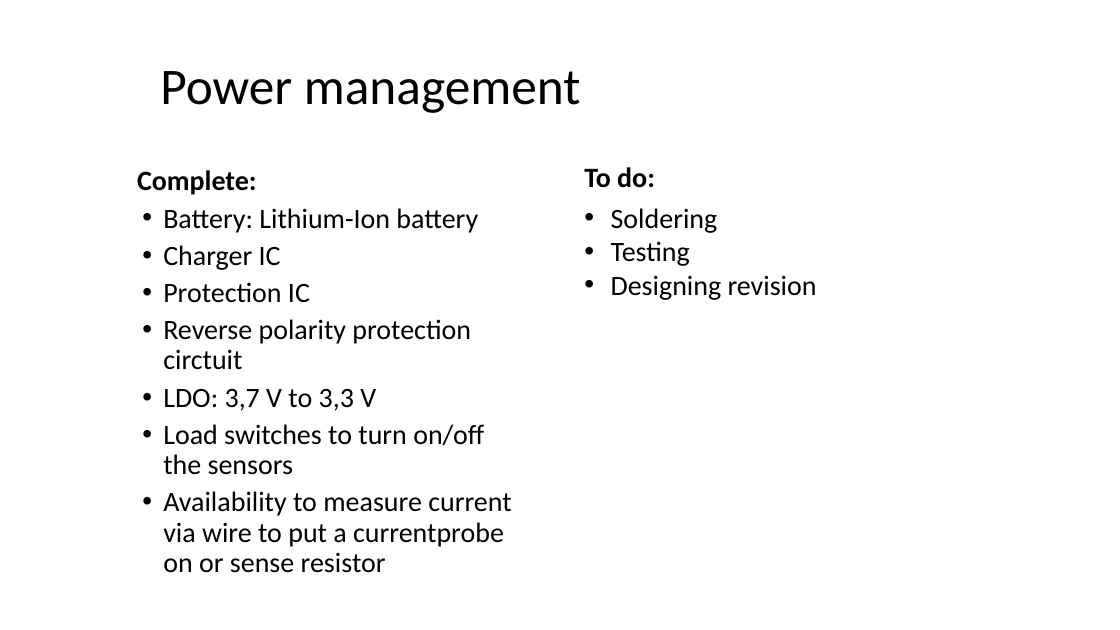
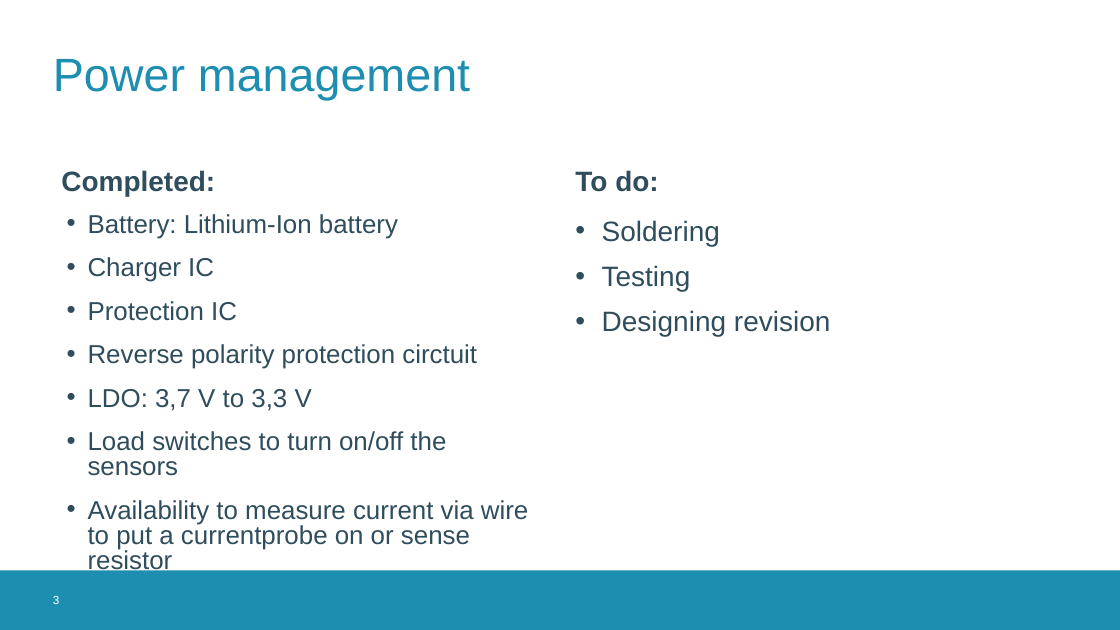
Before and after one commit to thomasf10/cosy_cafeteria, a slide deck: slide 3 of presentatie/tussentijdsepresentatie.pptx. Drawn at 1120x630 pixels with LibreOffice and Linux fonts; fonts in the diff are those of the drawing; background and template pictures are left out. Boxes give left, top, right and bottom in pixels: in the first picture for what was removed or moved away, otherwise in the second. Text is boxed around its words. In the diff, an @@ line names an element or a change of style, - is before the commit and + after.

```diff
--- a/presentatie/tussentijdsepresentatie.pptx
+++ b/presentatie/tussentijdsepresentatie.pptx
@@ title "Power management": place and size @@
-title "Power management" at [160,71,580,113]
+title "Power management" at [53,59,470,100]
@@ title "Power management" at [53,59,470,100]: size 44 to 40 pt, font Calibri to Arial, text colour #000000 to #1D8DB0; line spacing 0.9 to 1 @@
@@ text added at [61,170,215,197], 24 pt, text #2F4D5D, bold @@
+Completed:
@@ text at [137,170,257,195]: paragraph removed @@
-Complete:
@@ text added at [575,170,659,192], 24 pt, text #2F4D5D, bold @@
+To do:
@@ text at [584,167,655,188]: paragraph removed @@
-To do:
@@ text "Battery: Lithium-Ion battery": place and size @@
-text "Battery: Lithium-Ion battery" at [137,170,511,573]
+text "Battery: Lithium-Ion battery" at [88,214,528,575]
@@ text "Battery: Lithium-Ion battery" at [88,214,528,575]: size 24 to 22.2 pt, font Calibri to Arial, text colour #000000 to #2F4D5D; line spacing 0.9 to 0.8; more space between paragraphs @@
@@ text "Soldering": place and size @@
-text "Soldering" at [584,167,817,300]
+text "Soldering" at [602,220,830,337]
@@ text "Soldering" at [602,220,830,337]: font Calibri to Arial, text colour #000000 to #2F4D5D; more space between paragraphs @@
@@ rectangle added at [0,571,1120,630], fill #1D8DB0 @@
@@ page number added at [53,596,59,604], 10 pt, text #FFFFFF @@
+3
```
Also in this commit, not shown: 7 other slides changed, 6 other files.
